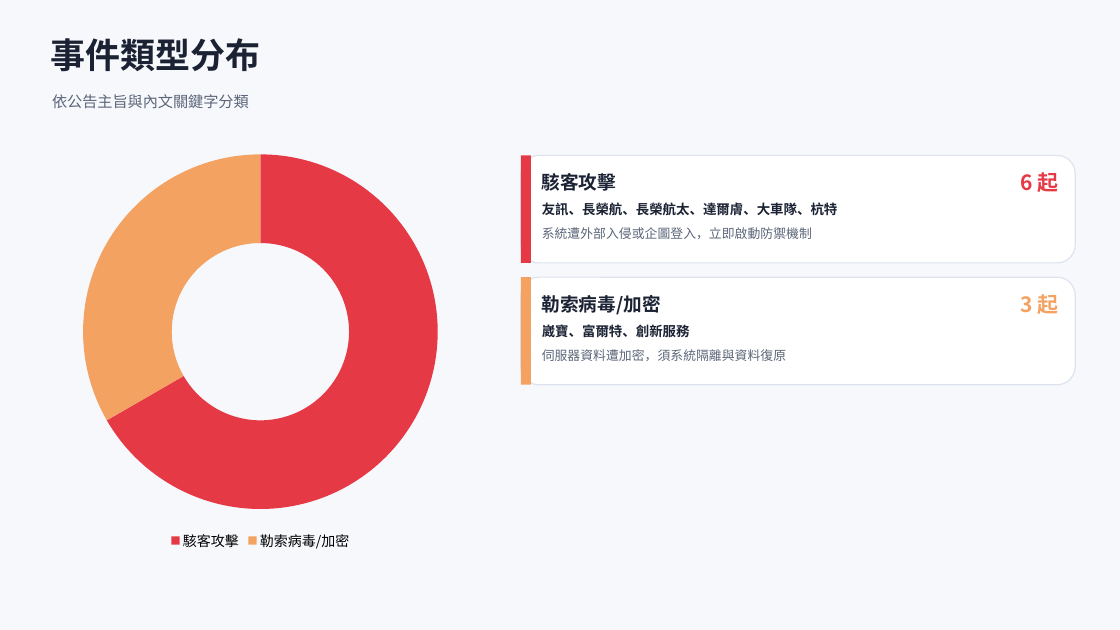
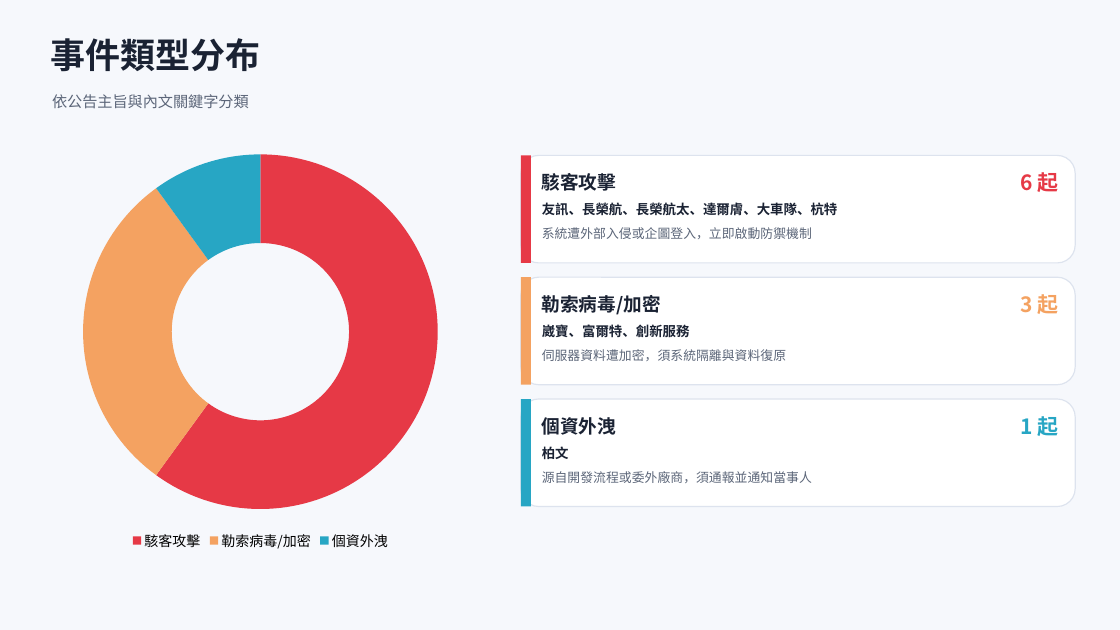
Before and after one commit to Johnnylin77/mops-isec-monitor, a slide deck: slide 3 of 資安事件因應分析.pptx. Drawn at 1120x630 pixels with LibreOffice and Linux fonts; fonts in the diff are those of the drawing. Boxes give left, top, right and bottom in pixels: in the first picture for what was removed or moved away, otherwise in the second. Text is boxed around its words. In the diff, an @@ line names an element or a change of style, - is before the commit and + after.

```diff
--- a/資安事件因應分析.pptx
+++ b/資安事件因應分析.pptx
@@ doughnut chart at box(42, 143, 479, 555) @@
-categories: 駭客攻擊, 勒索病毒/加密
+categories: 駭客攻擊, 勒索病毒/加密, 個資外洩
-Series 1: 67, 33
+Series 1: 60, 30, 10
@@ rounded rectangle added at box(521, 399, 1075, 507), fill #FFFFFF, outline #DDE3EE 1 pt @@
@@ rectangle added at box(521, 399, 531, 507), fill #27A6C4 @@
@@ text added at box(542, 417, 616, 435), 16 pt, text #1A2233, bold @@
+個資外洩
@@ text added at box(1020, 416, 1058, 436), 18 pt, text #27A6C4, bold @@
+1 起
@@ text added at box(542, 446, 569, 459), 11.5 pt, text #1A2233, bold @@
+柏文
@@ text added at box(542, 471, 812, 483), 11 pt, text #5C6679 @@
+源自開發流程或委外廠商，須通報並通知當事人
```
Also in this commit, not shown: 6 other slides changed, 2 other files.
